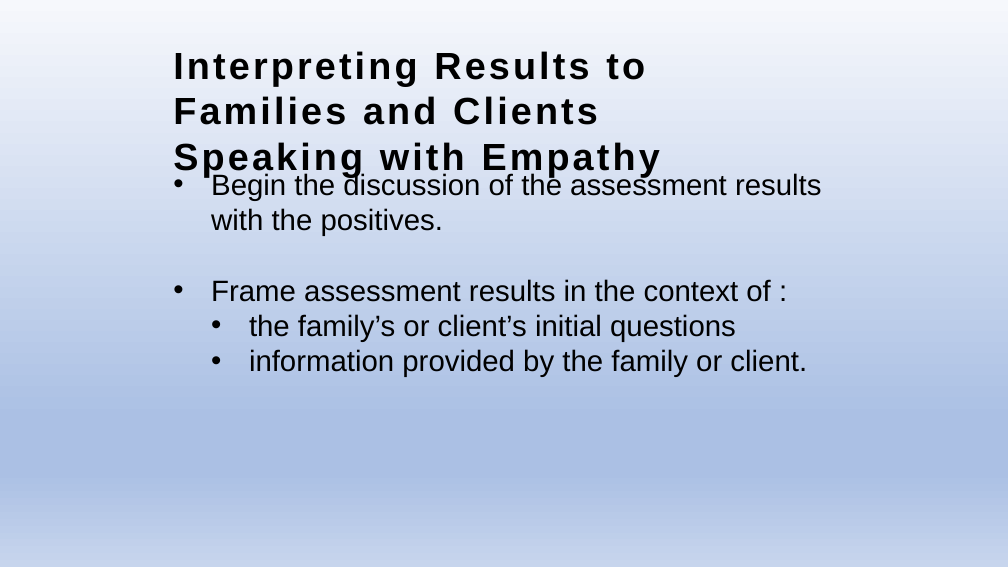
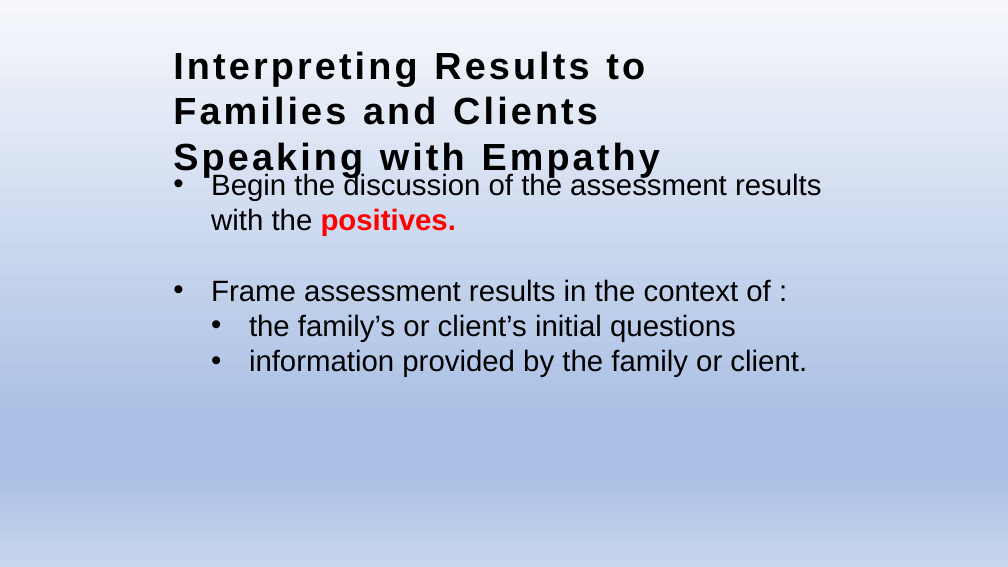
Before and after one commit to Jim-Wright90/cds431_sp22, a slide deck: slide 10 of slides/cds431_week4_1.pptx (slide 11 before the commit). Drawn at 1008x567 pixels with LibreOffice and Linux fonts; fonts in the diff are those of the drawing. Boxes give left, top, right and bottom in pixels: in the first picture for what was removed or moved away, otherwise in the second. Text is boxed around its words. In the diff, an @@ line names an element or a change of style, - is before the commit and + after.

```diff
--- a/slides/cds431_week4_1.pptx
+++ b/slides/cds431_week4_1.pptx
@@ text at <box>211,172,822,236</box>: text colour #000000 to #FF0000, bold on in "positives." @@
```
Also in this commit, not shown: 3 other slides changed, 1 slide removed, 1 other file.
